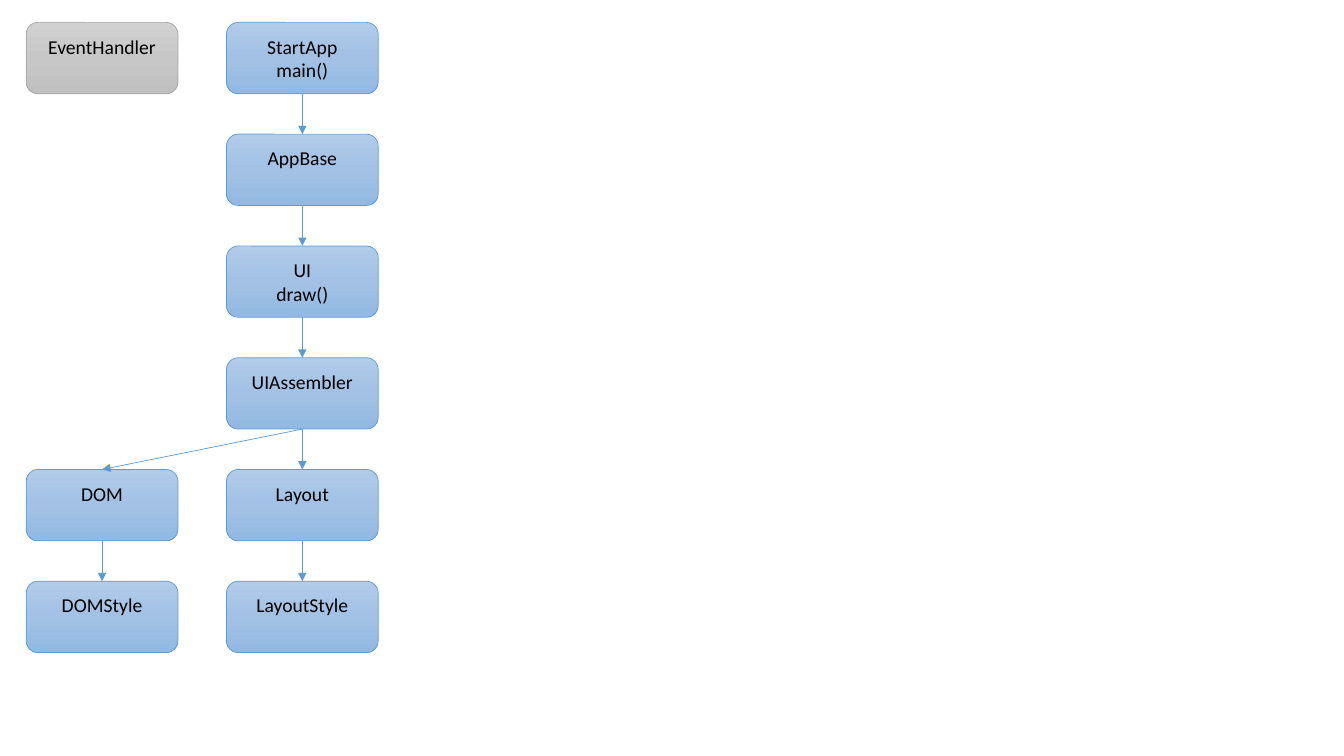
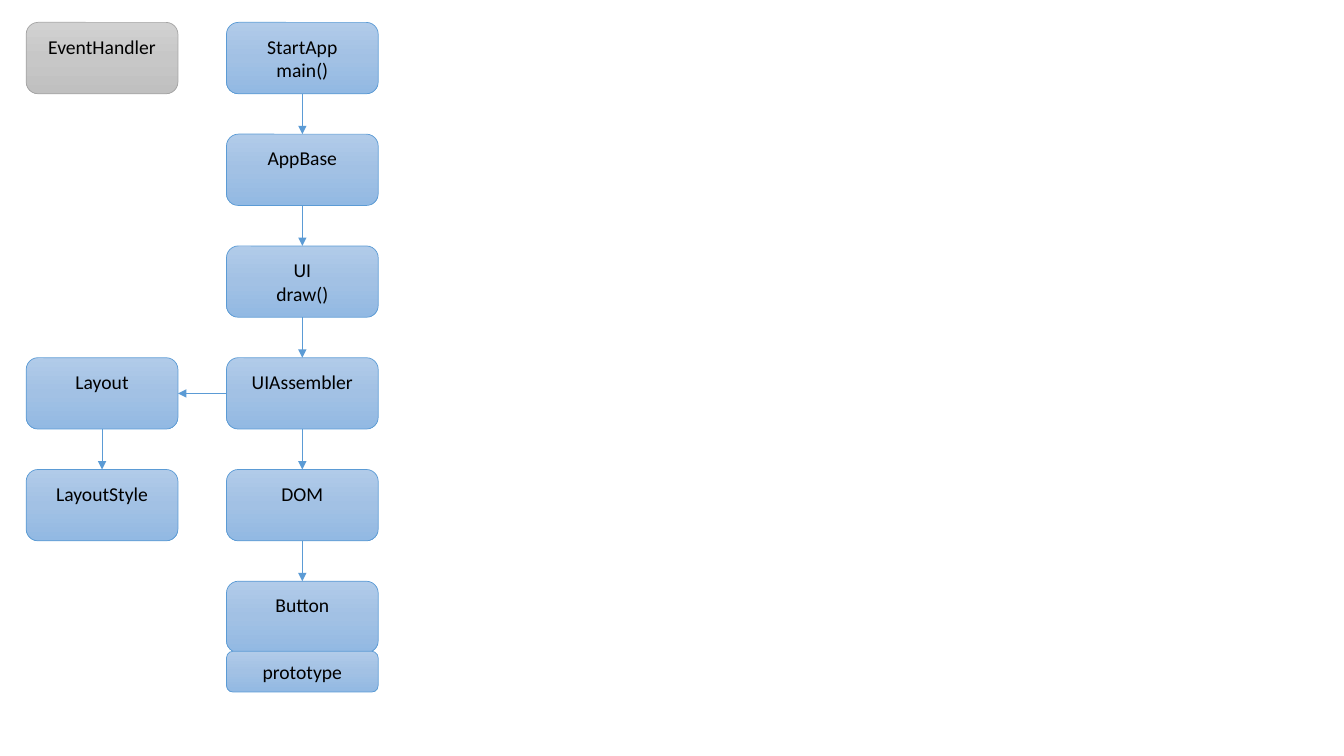
Before and after one commit to syunta/Sort-Algorithm, a slide deck: slide 1 of クラス図.pptx. Drawn at 1344x756 pixels with LibreOffice and Linux fonts; fonts in the diff are those of the drawing. Boxes give left, top, right and bottom in pixels: in the first picture for what was removed or moved away, otherwise in the second. Text is boxed around its words. In the diff, an @@ line names an element or a change of style, - is before the commit and + after.

Commit message:
クラス図修正：DOMから使うオブジェクトButtonを追加

```diff
--- a/クラス図.pptx
+++ b/クラス図.pptx
@@ rounded rectangle "Layout" moved from (x1=227, y1=470, x2=379, y2=541) to (x1=26, y1=358, x2=178, y2=430) @@
@@ arrow moved from (302, 430) - (102, 470) to (227, 393) - (178, 393) @@
@@ arrow moved from (102, 541) - (102, 582) to (102, 430) - (102, 470) @@
@@ rounded rectangle "LayoutStyle" moved from (x1=227, y1=582, x2=379, y2=653) to (x1=26, y1=470, x2=178, y2=541) @@
@@ rounded rectangle "DOM" moved from (x1=26, y1=470, x2=178, y2=541) to (x1=227, y1=470, x2=379, y2=541) @@
@@ rounded rectangle removed at (x1=26, y1=582, x2=178, y2=653) @@
-DOMStyle
@@ rounded rectangle added at (x1=227, y1=582, x2=379, y2=653), fill gradient #B1CBE9 to #A3C1E5 to #93B9E4, outline #5B9BD5 0.5 pt, 14 pt, text #000000 @@
+Button
@@ rounded rectangle added at (x1=227, y1=651, x2=379, y2=693), fill gradient #B1CBE9 to #A3C1E5 to #93B9E4, outline #5B9BD5 0.5 pt, 14 pt, text #000000 @@
+prototype
```
